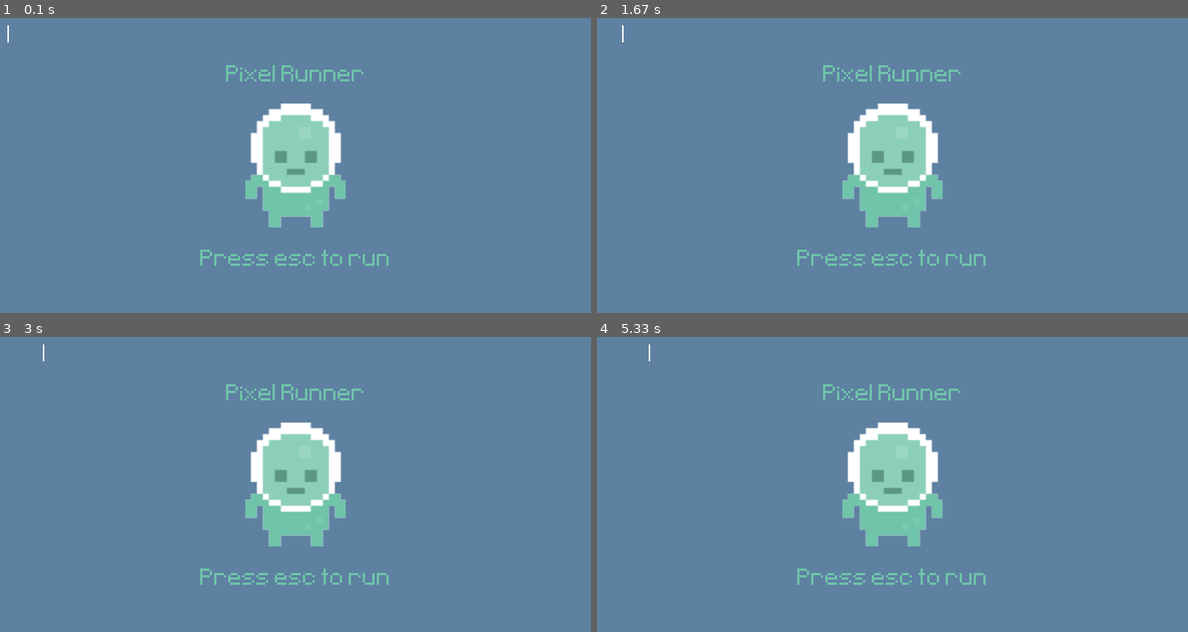
Above: before the commit, frames 1-4 (two rows, left to right).
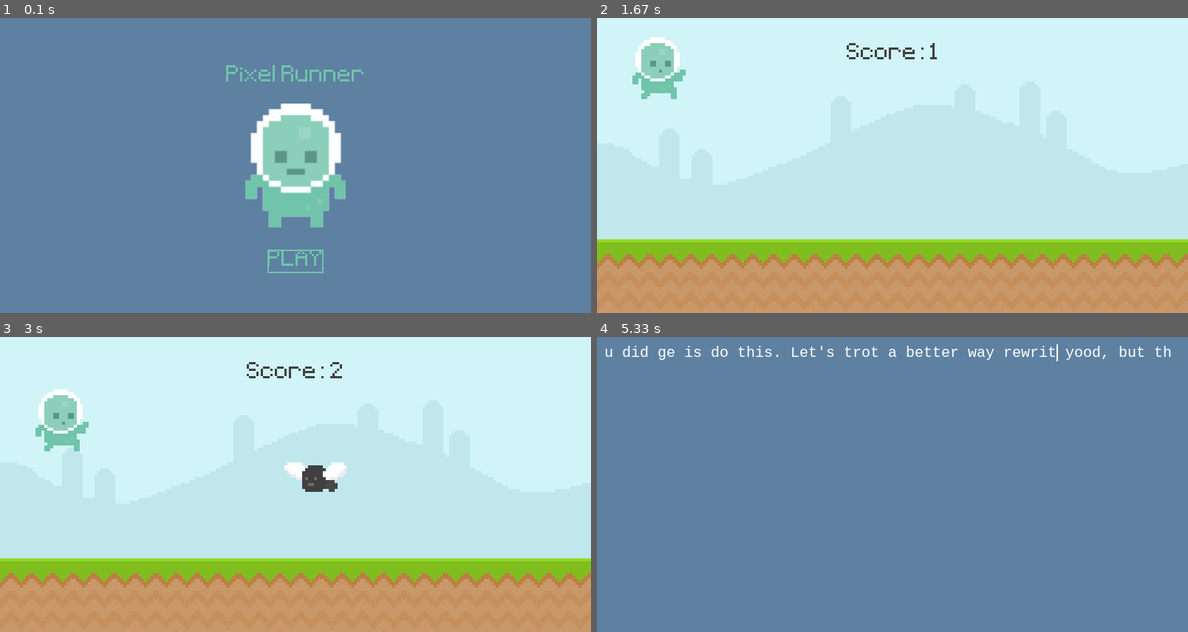
Above: after the commit, the same moments.

Repository: will-s-h/treehacks
Game: pygame game, started from UltimatePygameIntro/edited.py
The game is run twice, just before and just after one commit, with the same random seed, the same clock (stepped at 60 frames per second) and the same inputs.
Inputs (mouse positions are in pixels of both pictures, inside the frame that each line leads up to):
- Up to frame 1 (0.1 s): no input
- Up to frame 2 (1.67 s): click (892, 259) at 0.38 s, where only the run after the commit has a clickable "PLAY"; tap Space at 0.67 s; hold Space 1-1.47 s; hold Up 1-1.47 s
- Up to frame 3 (3 s): tap Space at 2.5, 2.9 s
- Up to frame 4 (5.33 s): tap Space at 3.2 s; click (874, 434) at 3.88 s; click (809, 422) at 4.22 s; click (667, 419) at 4.55 s; click (703, 514) at 4.88 s; click (1016, 431) at 5.22 s

The runs differ from the first frame. In frame 1, 0.6% of the frame differs, in the area x 1-66%, y 2-87%; in frame 2, 100%, in the area x 0-100%, y 0-100%; in frame 3, 100%; in frame 4, 7.2%.

Commit message:
changing menus

Diff:
--- a/UltimatePygameIntro/edited.py
+++ b/UltimatePygameIntro/edited.py
@@ -1,6 +1,9 @@
 import pygame
 from sys import exit
+import text
+import textbox
 from random import randint, choice
+
 
 class Player(pygame.sprite.Sprite):
 	def __init__(self):
@@ -135,9 +138,11 @@
 pygame.display.set_caption('Runner')
 clock = pygame.time.Clock()
 test_font = pygame.font.Font('./font/Pixeltype.ttf', 50)
+initial_screen = True
 game_active = False
 start_time = 0
 score = 0
+text_counter = 0
 bg_music = pygame.mixer.Sound('./audio/music.wav')
 bg_music.play(loops = -1)
 
@@ -188,7 +193,7 @@
 game_name = test_font.render('Pixel Runner',False,(111,196,169))
 game_name_rect = game_name.get_rect(center = (400,80))
 
-game_message = test_font.render('Press esc to run',False,(111,196,169))
+game_message = test_font.render('PLAY',False,(111,196,169))
 game_message_rect = game_message.get_rect(center = (400,330))
 
 # Timer
@@ -201,12 +206,14 @@
 fly_animation_timer = pygame.USEREVENT + 3
 pygame.time.set_timer(fly_animation_timer,200)
 
-import textbox
 code = textbox.TextInputBox(x=10, y=10, font_family="monospace", font_size=20, max_width=780, max_height=380)
 
 while True:
 	events = pygame.event.get()
-	if not game_active: code.update(events)
+
+	# allows typing in text box
+	if not game_active and not initial_screen:
+		code.update(events)
 
 	for event in events:
 		if event.type == pygame.QUIT:
@@ -223,13 +230,16 @@
 					player_gravity = -20
 
 		else:
-			if event.type == pygame.KEYDOWN and event.key == pygame.K_ESCAPE:
-				game_active = True
-				start_time = int(pygame.time.get_ticks() / 1000)
+			# click play button
+			if event.type == pygame.MOUSEBUTTONDOWN:
+				if event.pos[0] in range(game_message_rect.centerx - game_message_rect.width // 2, game_message_rect.centerx + game_message_rect.width // 2) and \
+				   event.pos[1] in range(game_message_rect.centery - game_message_rect.height // 2, game_message_rect.centery + game_message_rect.height // 2):
+					game_active = True
+					start_time = int(pygame.time.get_ticks() / 1000)
 
 		if game_active:
 			if event.type == obstacle_timer:
-				obstacle_group.add(Obstacle(choice(['fly','snail','snail','snail'])))
+				obstacle_group.add(Obstacle(choice(['fly','fly','fly','fly'])))
 
 			if event.type == snail_animation_timer:
 				if snail_frame_index == 0: snail_frame_index = 1
@@ -243,6 +253,7 @@
 
 
 	if game_active:
+		initial_screen = False
 		screen.blit(sky_surface,(0,0))
 		screen.blit(ground_surface,(0,300))
 		score = display_score()
@@ -258,21 +269,25 @@
 
 	else:
 		screen.fill((94,129,162))
-		screen.blit(player_stand,player_stand_rect)
-
-		# display text
-		code.render(screen)
+		if initial_screen:
+			screen.blit(player_stand,player_stand_rect)
+
+			score_message = test_font.render(f'Your score: {score}',False,(111,196,169))
+			score_message_rect = score_message.get_rect(center = (400,330))
+			screen.blit(game_name,game_name_rect)
+
+			screen.blit(game_message,game_message_rect)
+			pygame.draw.rect(screen, (111,196,169), game_message_rect, 2)
+		else:
+			if len(text.text1) > text_counter:
+				pygame.event.post(pygame.event.Event(pygame.KEYDOWN, key=pygame.K_c, unicode=text.text1[text_counter]))
+				text_counter += 1
+			# display text
+			code.render(screen)
 
 		obstacle_rect_list.clear()
 		player_rect.midbottom = (80,300)
 		player_gravity = 0
 
-		score_message = test_font.render(f'Your score: {score}',False,(111,196,169))
-		score_message_rect = score_message.get_rect(center = (400,330))
-		screen.blit(game_name,game_name_rect)
-
-		if score == 0: screen.blit(game_message,game_message_rect)
-		else: screen.blit(score_message,score_message_rect)
-
 	pygame.display.update()
 	clock.tick(60)
--- a/UltimatePygameIntro/runner_video.py
+++ /dev/null
@@ -1,278 +0,0 @@
-import pygame
-from sys import exit
-from random import randint, choice
-
-class Player(pygame.sprite.Sprite):
-	def __init__(self):
-		super().__init__()
-		player_walk_1 = pygame.image.load('graphics/player/player_walk_1.png').convert_alpha()
-		player_walk_2 = pygame.image.load('graphics/player/player_walk_2.png').convert_alpha()
-		self.player_walk = [player_walk_1,player_walk_2]
-		self.player_index = 0
-		self.player_jump = pygame.image.load('graphics/player/jump.png').convert_alpha()
-
-		self.image = self.player_walk[self.player_index]
-		self.rect = self.image.get_rect(midbottom = (80,300))
-		self.gravity = 0
-
-		self.jump_sound = pygame.mixer.Sound('audio/jump.mp3')
-		self.jump_sound.set_volume(0.5)
-
-	def player_input(self):
-		keys = pygame.key.get_pressed()
-		if keys[pygame.K_SPACE] and self.rect.bottom >= 300:
-			self.gravity = -20
-			self.jump_sound.play()
-
-	def apply_gravity(self):
-		self.gravity += 1
-		self.rect.y += self.gravity
-		if self.rect.bottom >= 300:
-			self.rect.bottom = 300
-
-	def animation_state(self):
-		if self.rect.bottom < 300:
-			self.image = self.player_jump
-		else:
-			self.player_index += 0.1
-			if self.player_index >= len(self.player_walk):self.player_index = 0
-			self.image = self.player_walk[int(self.player_index)]
-
-	def update(self):
-		self.player_input()
-		self.apply_gravity()
-		self.animation_state()
-
-class Obstacle(pygame.sprite.Sprite):
-	def __init__(self,type):
-		super().__init__()
-
-		if type == 'fly':
-			fly_1 = pygame.image.load('graphics/fly/fly1.png').convert_alpha()
-			fly_2 = pygame.image.load('graphics/fly/fly2.png').convert_alpha()
-			self.frames = [fly_1,fly_2]
-			y_pos = 210
-		else:
-			snail_1 = pygame.image.load('graphics/snail/snail1.png').convert_alpha()
-			snail_2 = pygame.image.load('graphics/snail/snail2.png').convert_alpha()
-			self.frames = [snail_1,snail_2]
-			y_pos  = 300
-
-		self.animation_index = 0
-		self.image = self.frames[self.animation_index]
-		self.rect = self.image.get_rect(midbottom = (randint(900,1100),y_pos))
-
-	def animation_state(self):
-		self.animation_index += 0.1
-		if self.animation_index >= len(self.frames): self.animation_index = 0
-		self.image = self.frames[int(self.animation_index)]
-
-	def update(self):
-		self.animation_state()
-		self.rect.x -= 6
-		self.destroy()
-
-	def destroy(self):
-		if self.rect.x <= -100:
-			self.kill()
-
-
-def display_score():
-	current_time = int(pygame.time.get_ticks() / 1000) - start_time
-	score_surf = test_font.render(f'Score: {current_time}',False,(64,64,64))
-	score_rect = score_surf.get_rect(center = (400,50))
-	screen.blit(score_surf,score_rect)
-	return current_time
-
-def obstacle_movement(obstacle_list):
-	if obstacle_list:
-		for obstacle_rect in obstacle_list:
-			obstacle_rect.x -= 5
-
-			if obstacle_rect.bottom == 300: screen.blit(snail_surf,obstacle_rect)
-			else: screen.blit(fly_surf,obstacle_rect)
-
-		obstacle_list = [obstacle for obstacle in obstacle_list if obstacle.x > -100]
-
-		return obstacle_list
-	else: return []
-
-def collisions(player,obstacles):
-	if obstacles:
-		for obstacle_rect in obstacles:
-			if player.colliderect(obstacle_rect): return False
-	return True
-
-def collision_sprite():
-	if pygame.sprite.spritecollide(player.sprite,obstacle_group,False):
-		obstacle_group.empty()
-		return False
-	else: return True
-
-def player_animation():
-	global player_surf, player_index
-
-	if player_rect.bottom < 300:
-		player_surf = player_jump
-	else:
-		player_index += 0.1
-		if player_index >= len(player_walk):player_index = 0
-		player_surf = player_walk[int(player_index)]
-
-pygame.init()
-screen = pygame.display.set_mode((800,400))
-pygame.display.set_caption('Runner')
-clock = pygame.time.Clock()
-test_font = pygame.font.Font('font/Pixeltype.ttf', 50)
-game_active = False
-start_time = 0
-score = 0
-bg_music = pygame.mixer.Sound('audio/music.wav')
-bg_music.play(loops = -1)
-
-#Groups
-player = pygame.sprite.GroupSingle()
-player.add(Player())
-
-obstacle_group = pygame.sprite.Group()
-
-sky_surface = pygame.image.load('graphics/Sky.png').convert()
-ground_surface = pygame.image.load('graphics/ground.png').convert()
-
-# score_surf = test_font.render('My game', False, (64,64,64))
-# score_rect = score_surf.get_rect(center = (400,50))
-
-# Snail
-snail_frame_1 = pygame.image.load('graphics/snail/snail1.png').convert_alpha()
-snail_frame_2 = pygame.image.load('graphics/snail/snail2.png').convert_alpha()
-snail_frames = [snail_frame_1, snail_frame_2]
-snail_frame_index = 0
-snail_surf = snail_frames[snail_frame_index]
-
-# Fly
-fly_frame1 = pygame.image.load('graphics/fly/fly1.png').convert_alpha()
-fly_frame2 = pygame.image.load('graphics/fly/fly2.png').convert_alpha()
-fly_frames = [fly_frame1, fly_frame2]
-fly_frame_index = 0
-fly_surf = fly_frames[fly_frame_index]
-
-obstacle_rect_list = []
-
-
-player_walk_1 = pygame.image.load('graphics/player/player_walk_1.png').convert_alpha()
-player_walk_2 = pygame.image.load('graphics/player/player_walk_2.png').convert_alpha()
-player_walk = [player_walk_1,player_walk_2]
-player_index = 0
-player_jump = pygame.image.load('graphics/player/jump.png').convert_alpha()
-
-player_surf = player_walk[player_index]
-player_rect = player_surf.get_rect(midbottom = (80,300))
-player_gravity = 0
-
-# Intro screen
-player_stand = pygame.image.load('graphics/player/player_stand.png').convert_alpha()
-player_stand = pygame.transform.rotozoom(player_stand,0,2)
-player_stand_rect = player_stand.get_rect(center = (400,200))
-
-game_name = test_font.render('Pixel Runner',False,(111,196,169))
-game_name_rect = game_name.get_rect(center = (400,80))
-
-game_message = test_font.render('Press space to run',False,(111,196,169))
-game_message_rect = game_message.get_rect(center = (400,330))
-
-# Timer
-obstacle_timer = pygame.USEREVENT + 1
-pygame.time.set_timer(obstacle_timer,1500)
-
-snail_animation_timer = pygame.USEREVENT + 2
-pygame.time.set_timer(snail_animation_timer,500)
-
-fly_animation_timer = pygame.USEREVENT + 3
-pygame.time.set_timer(fly_animation_timer,200)
-
-while True:
-	for event in pygame.event.get():
-		if event.type == pygame.QUIT:
-			pygame.quit()
-			exit()
-
-		if game_active:
-			if event.type == pygame.MOUSEBUTTONDOWN:
-				if player_rect.collidepoint(event.pos) and player_rect.bottom >= 300:
-					player_gravity = -20
-
-			if event.type == pygame.KEYDOWN:
-				if event.key == pygame.K_SPACE and player_rect.bottom >= 300:
-					player_gravity = -20
-		else:
-			if event.type == pygame.KEYDOWN and event.key == pygame.K_SPACE:
-				game_active = True
-
-				start_time = int(pygame.time.get_ticks() / 1000)
-
-		if game_active:
-			if event.type == obstacle_timer:
-				obstacle_group.add(Obstacle(choice(['fly','snail','snail','snail'])))
-				# if randint(0,2):
-				# 	obstacle_rect_list.append(snail_surf.get_rect(bottomright = (randint(900,1100),300)))
-				# else:
-				# 	obstacle_rect_list.append(fly_surf.get_rect(bottomright = (randint(900,1100),210)))
-
-			if event.type == snail_animation_timer:
-				if snail_frame_index == 0: snail_frame_index = 1
-				else: snail_frame_index = 0
-				snail_surf = snail_frames[snail_frame_index]
-
-			if event.type == fly_animation_timer:
-				if fly_frame_index == 0: fly_frame_index = 1
-				else: fly_frame_index = 0
-				fly_surf = fly_frames[fly_frame_index]
-
-
-	if game_active:
-		screen.blit(sky_surface,(0,0))
-		screen.blit(ground_surface,(0,300))
-		# pygame.draw.rect(screen,'#c0e8ec',score_rect)
-		# pygame.draw.rect(screen,'#c0e8ec',score_rect,10)
-		# screen.blit(score_surf,score_rect)
-		score = display_score()
-
-		# snail_rect.x -= 4
-		# if snail_rect.right <= 0: snail_rect.left = 800
-		# screen.blit(snail_surf,snail_rect)
-
-		# Player
-		# player_gravity += 1
-		# player_rect.y += player_gravity
-		# if player_rect.bottom >= 300: player_rect.bottom = 300
-		# player_animation()
-		# screen.blit(player_surf,player_rect)
-		player.draw(screen)
-		player.update()
-
-		obstacle_group.draw(screen)
-		obstacle_group.update()
-
-		# Obstacle movement
-		# obstacle_rect_list = obstacle_movement(obstacle_rect_list)
-
-		# collision
-		game_active = collision_sprite()
-		# game_active = collisions(player_rect,obstacle_rect_list)
-
-	else:
-		screen.fill((94,129,162))
-		screen.blit(player_stand,player_stand_rect)
-		obstacle_rect_list.clear()
-		player_rect.midbottom = (80,300)
-		player_gravity = 0
-
-		score_message = test_font.render(f'Your score: {score}',False,(111,196,169))
-		score_message_rect = score_message.get_rect(center = (400,330))
-		screen.blit(game_name,game_name_rect)
-
-		if score == 0: screen.blit(game_message,game_message_rect)
-		else: screen.blit(score_message,score_message_rect)
-
-	pygame.display.update()
-	clock.tick(60)
--- /dev/null
+++ b/UltimatePygameIntro/text.py
@@ -0,0 +1 @@
+text1 = "Good job on your first run. You did good, but there is a better way to do this. Let's try writing some code to help out.\n\n"
Not shown, added: .DS_Store
Not shown, added: .gitignore
